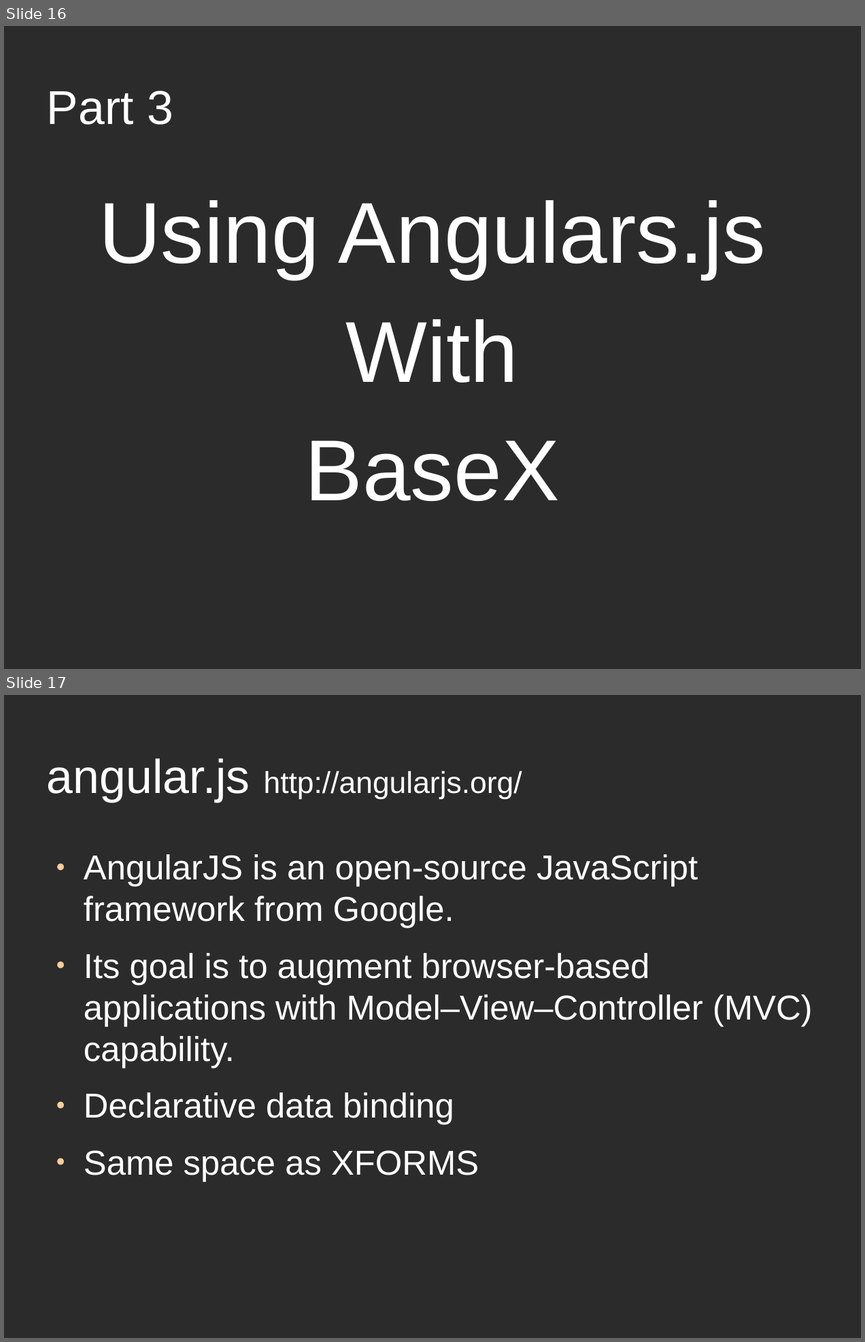
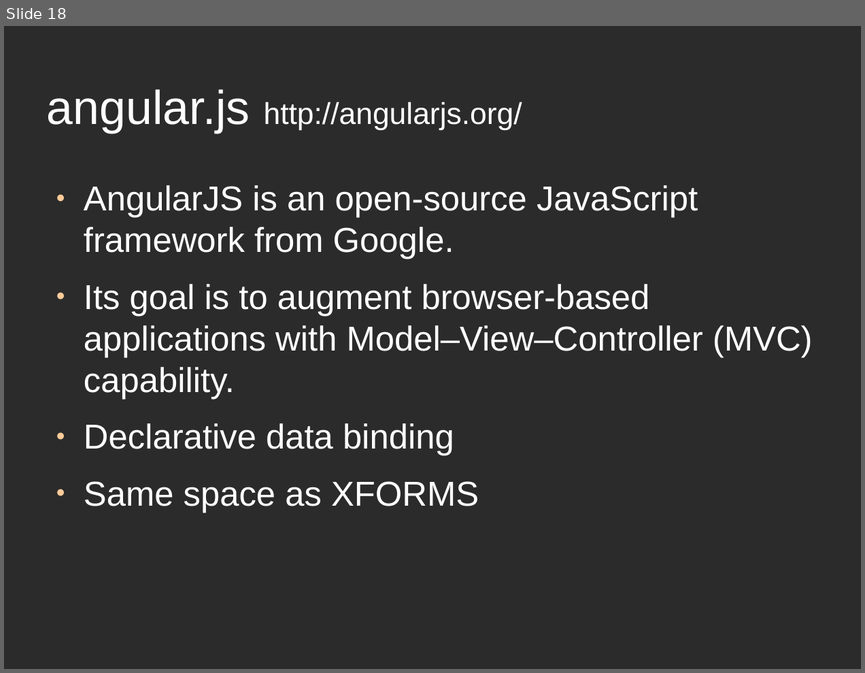
Before and after one commit to apb2006/graphxq, a slide deck: src/graphxq/talk/BaseX-user-group-talk.odp. Shown one above the other, each under a label of ours: slides 16 and 17 before the commit, slide 18 after it. The pictures are 865x1342 and 865x673 pixels, drawn with LibreOffice and Linux fonts; fonts in the diff are those of the drawing; background and template pictures are left out; a plain dark background stands for a picture behind light text. Boxes give left, top, right and bottom in pixels: in the first picture for what was removed or moved away, otherwise in the second. Text is boxed around its words. In the diff, an @@ line names an element or a change of style, - is before the commit and + after.

```diff
--- a/src/graphxq/talk/BaseX-user-group-talk.odp
+++ b/src/graphxq/talk/BaseX-user-group-talk.odp
@@ slide 16 removed at [4,26,861,669], background picture (left out) @@
@@ title removed at [47,91,173,125] @@
-Part 3
@@ text removed at [99,200,766,501] @@
-Using Angulars.js
-With
-BaseX
@@ what was slide 17 is now slide 18 @@
```
Also in this commit, not shown: 17 slides changed, 8 slides added, 7 other slides removed, 15 other files.
